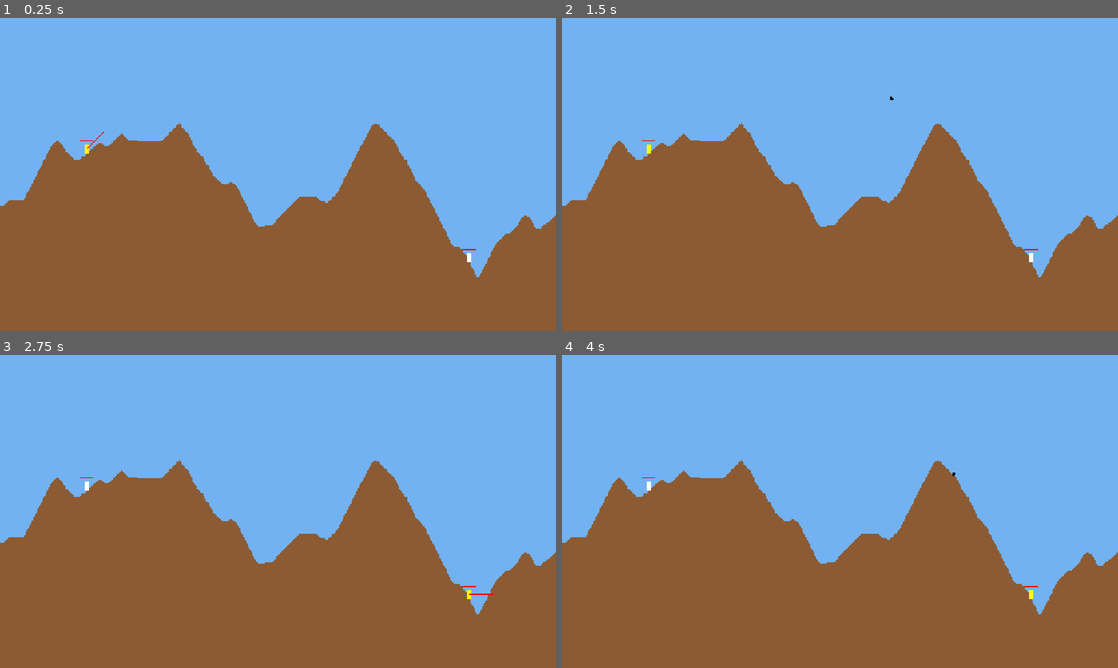
Above: before the commit, frames 1-4 (two rows, left to right).
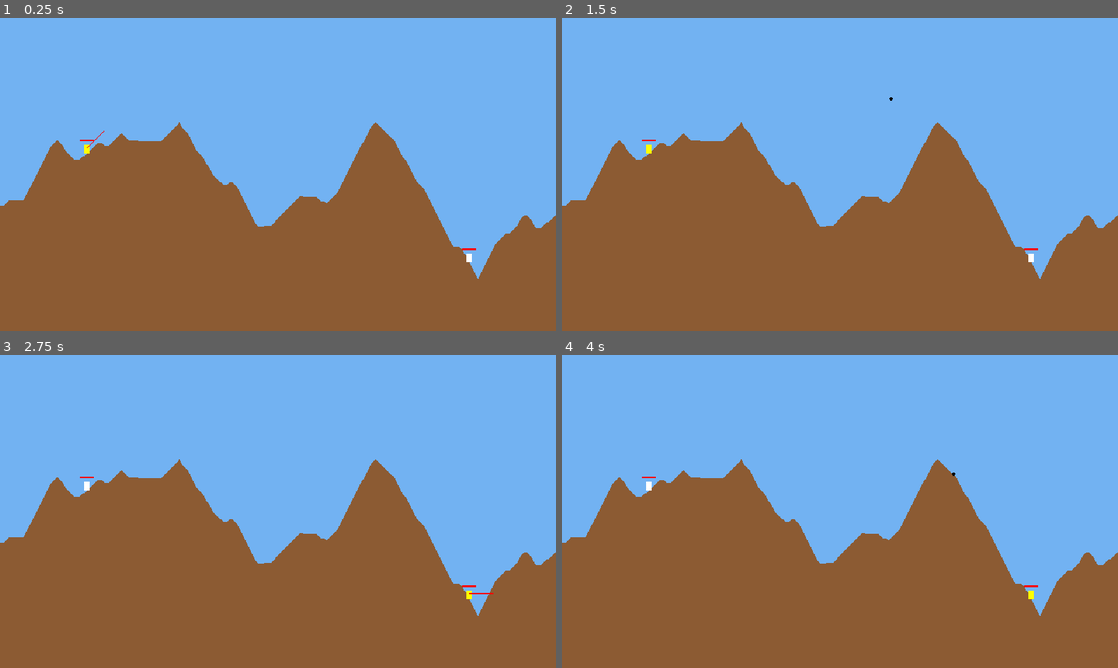
Above: after the commit, the same moments.

Repository: Badcrow3D/goats
Game: Godot game, scene res://main.tscn
Two runs of this game, one before a commit and one after it. Both use one fixed random seed, a clock stepped at 60 frames per second and the inputs below.
Inputs:
- Up to frame 1 (0.25 s): no input
- Up to frame 2 (1.5 s): tap Enter at 0.5 s; hold Right 0.53-1.28 s; tap Space at 0.77, 1.25 s; hold Down from 1.28 s (still down)
- Up to frame 3 (2.75 s): tap Space at 1.52 s; tap Enter at 2 s; release Down at 2.03 s; hold Right from 2.03 s (still down)
- Up to frame 4 (4 s): release Right at 2.78 s; hold Up 2.78-3.53 s; tap Space at 3.02, 3.5, 3.77 s; hold Left from 3.53 s (still down)

The runs differ from the first frame. In frame 1, 0.2% of the frame differs, in the area x 0-100%, y 33-84%; in frame 2, 0.2%; in frame 3, 0.2%; in frame 4, 0.2%.

Commit message:
Sprite tests

Diff:
--- a/main.gd
+++ b/main.gd
@@ -13,7 +13,7 @@
 var power := 60
 
 func _ready() -> void:
-	scale = Vector2(2, 2)
+	scale = Vector2(1, 1)
 	var terrain := Terrain.new(W, H)
 	terrain.generate(11222)
 	var level := LevelData.new(terrain)
--- a/project.godot
+++ b/project.godot
@@ -22,10 +22,10 @@
 window/size/viewport_width=1280
 window/size/viewport_height=720
 window/size/resizable=false
-window/size/window_width_override=1280
-window/size/window_height_override=720
-window/stretch/mode="canvas_items"
+window/stretch/mode="viewport"
 window/stretch/aspect="expand"
+window/stretch/scale=2.0
+window/stretch/scale_mode="integer"
 
 [physics]
 
@@ -36,3 +36,4 @@
 rendering_device/driver.windows="d3d12"
 renderer/rendering_method="gl_compatibility"
 renderer/rendering_method.mobile="gl_compatibility"
+2d/snap/snap_2d_transforms_to_pixel=true
Binary file added: .files/goat test.aseprite
Binary file added: .files/goat test2.aseprite
Binary file added: .files/goat.aseprite
Binary file added: .files/goat2.aseprite
Not shown, added: .files/Pixel Grid Nodes.blend
